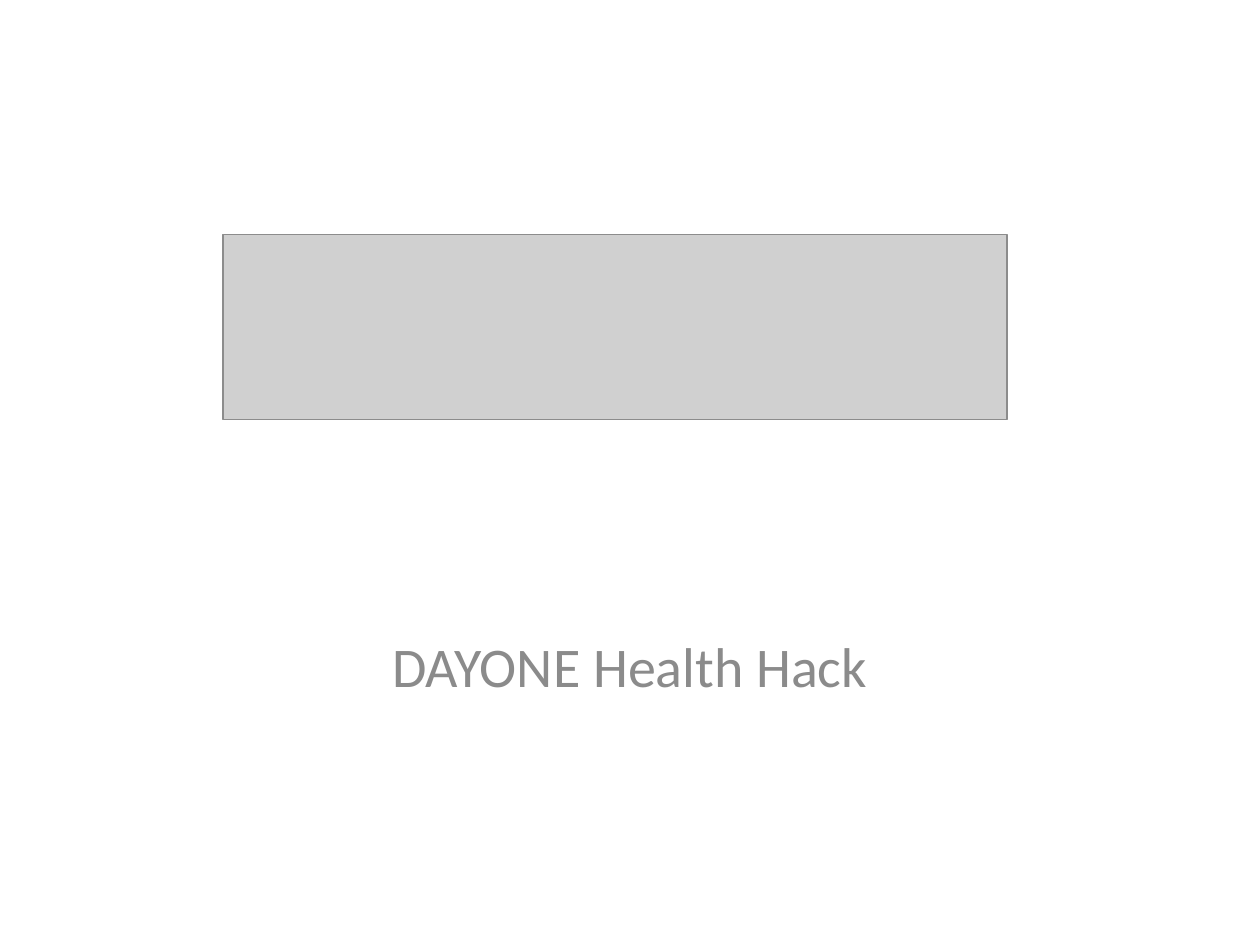
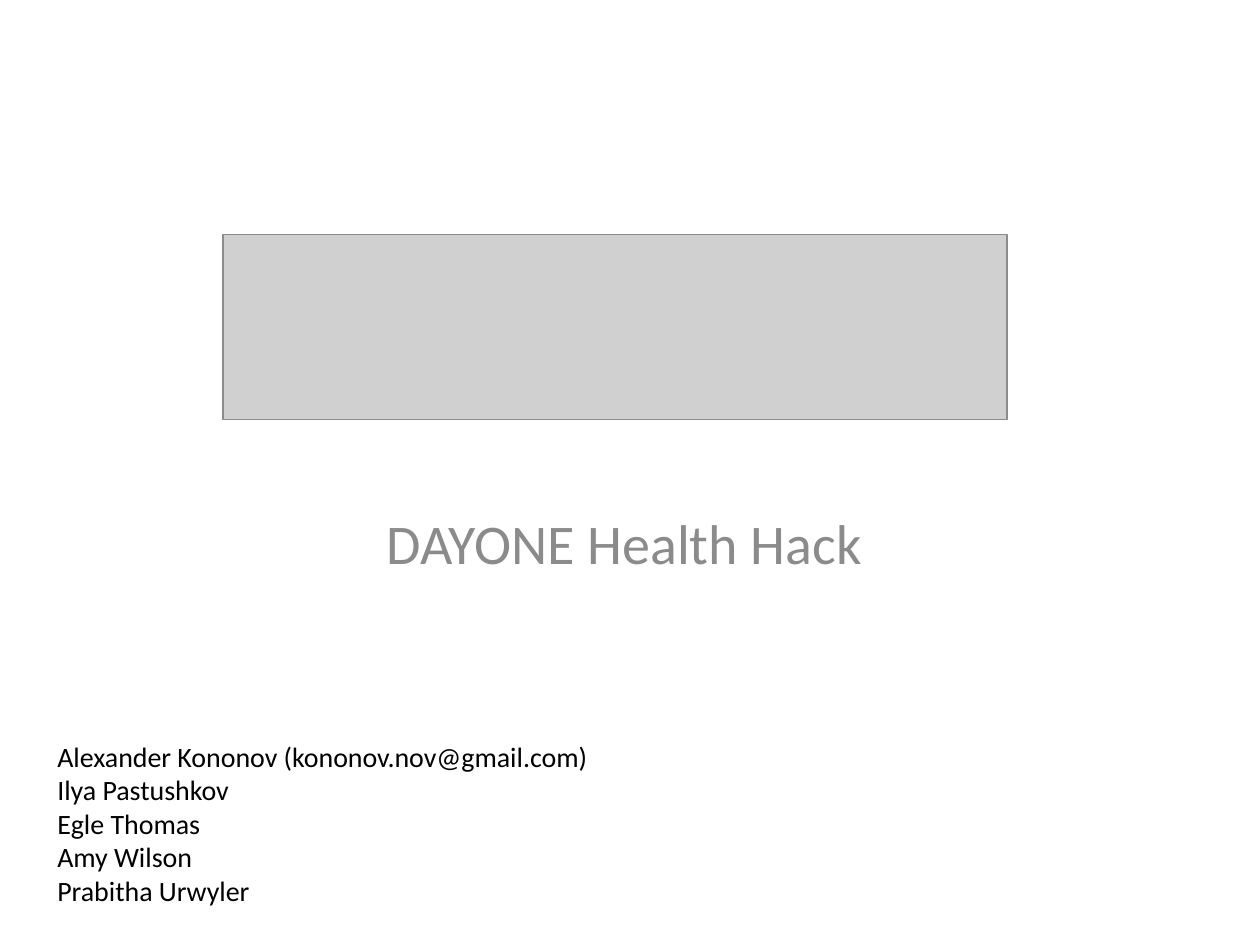
Before and after one commit to AlexanderKononov/DocRefConsulter, a slide deck: slide 1 of pitch/deck_pitch.pptx. Drawn at 1260x945 pixels with LibreOffice and Linux fonts; fonts in the diff are those of the drawing; grey boxes stand for pictures. Boxes give left, top, right and bottom in pixels: in the first picture for what was removed or moved away, otherwise in the second. Text is boxed around its words. In the diff, an @@ line names an element or a change of style, - is before the commit and + after.

```diff
--- a/pitch/deck_pitch.pptx
+++ b/pitch/deck_pitch.pptx
@@ subtitle "DAYONE Health Hack": place and size @@
-subtitle "DAYONE Health Hack" at [392, 648, 867, 688]
+subtitle "DAYONE Health Hack" at [387, 525, 862, 565]
@@ text added at [57, 746, 587, 906], 16 pt, text #000000 @@
+Alexander Kononov (kononov.nov@gmail.com)
+Ilya Pastushkov
+Egle Thomas
+Amy Wilson
+Prabitha Urwyler
```
Also in this commit, not shown: 1 other slide changed, 1 slide added, 1 slide removed, 11 other files.
